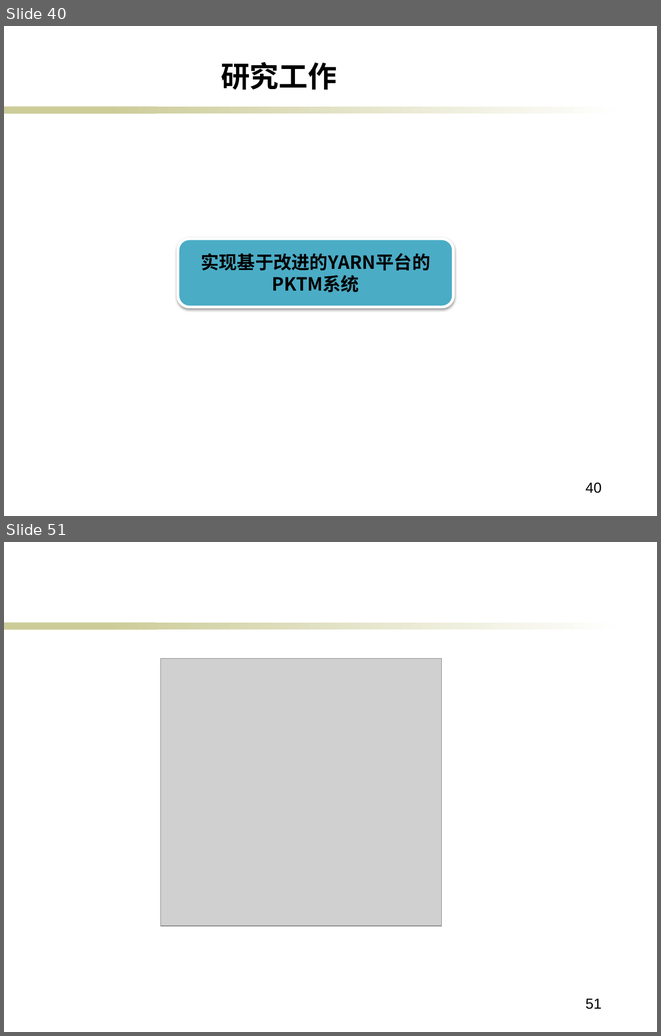
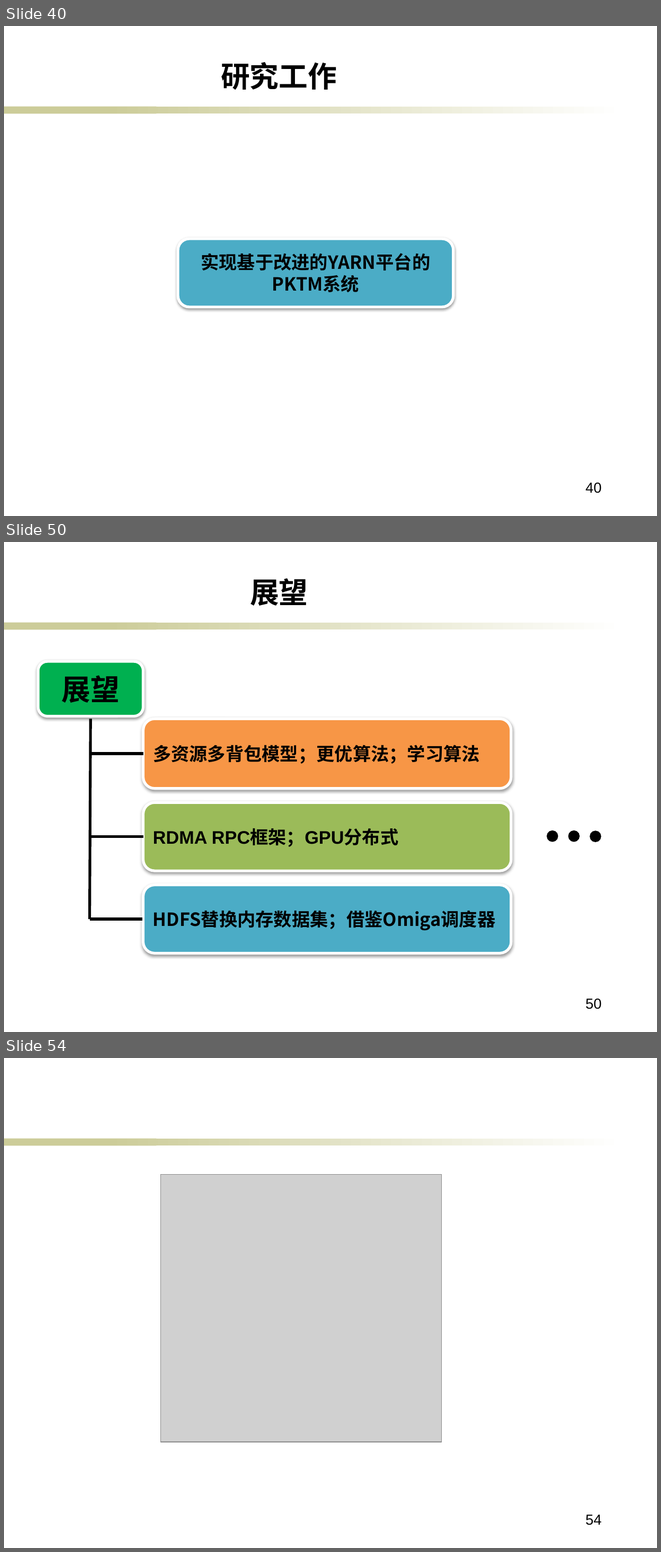
Before and after one commit to ericsonyc/paper, a slide deck: 毕业答辩.pptx. Shown one above the other, each under a label of ours: slides 40 and 51 before the commit, slides 40, 50 and 54 after it; the slides between them are not shown. The pictures are 661x1036 and 661x1552 pixels, drawn with LibreOffice and Linux fonts; fonts in the diff are those of the drawing; grey boxes stand for pictures; background and template pictures are left out. Boxes give left, top, right and bottom in pixels: in the first picture for what was removed or moved away, otherwise in the second. Text is boxed around its words. In the diff, an @@ line names an element or a change of style, - is before the commit and + after.

```diff
--- a/毕业答辩.pptx
+++ b/毕业答辩.pptx
@@ slide 50 added at [4,542,657,1032], background #FFFFFF; not listed: 2 template elements that a slide beside it also shows @@
@@ text added at [250,578,308,606], 32 pt, text #000000, bold @@
+展望
@@ rounded rectangle added at [38,661,143,716], fill #00B050, outline #FFFFFF 3 pt, 32 pt, text #000000, bold @@
+展望
@@ line added from (91, 719) to (89, 919), #000000 3 pt @@
@@ rounded rectangle added at [143,719,511,789], fill #F79646, outline #FFFFFF 3 pt, 20 pt, text #000000, bold @@
+多资源多背包模型；更优算法；学习算法
@@ line added from (91, 753) to (143, 753), #000000 3 pt @@
@@ rounded rectangle added at [143,803,511,871], fill #9BBB59, outline #FFFFFF 3 pt, 20 pt, text #000000, bold @@
+RDMA RPC框架；GPU分布式
@@ line added from (91, 837) to (143, 837), #000000 3 pt @@
@@ ellipse added at [547,831,557,841], fill #000000, outline #000000 2 pt @@
@@ ellipse added at [569,831,579,841], fill #000000, outline #000000 2 pt @@
@@ ellipse added at [590,831,600,841], fill #000000, outline #000000 2 pt @@
@@ rounded rectangle added at [143,885,511,953], fill #4BACC6, outline #FFFFFF 3 pt, 20 pt, text #000000, bold @@
+HDFS替换内存数据集；借鉴Omiga调度器
@@ line added from (89, 919) to (142, 919), #000000 3 pt @@
@@ page number added at [585,998,601,1009], 16 pt, text #000000 @@
+50
@@ what was slide 51 is now slide 54 @@
@@ page number at [585,1514,601,1525]: text changed @@
-51
+54
```
Also in this commit, not shown: 16 slides changed, 4 other slides added, 2 slides removed, 2 other files.
